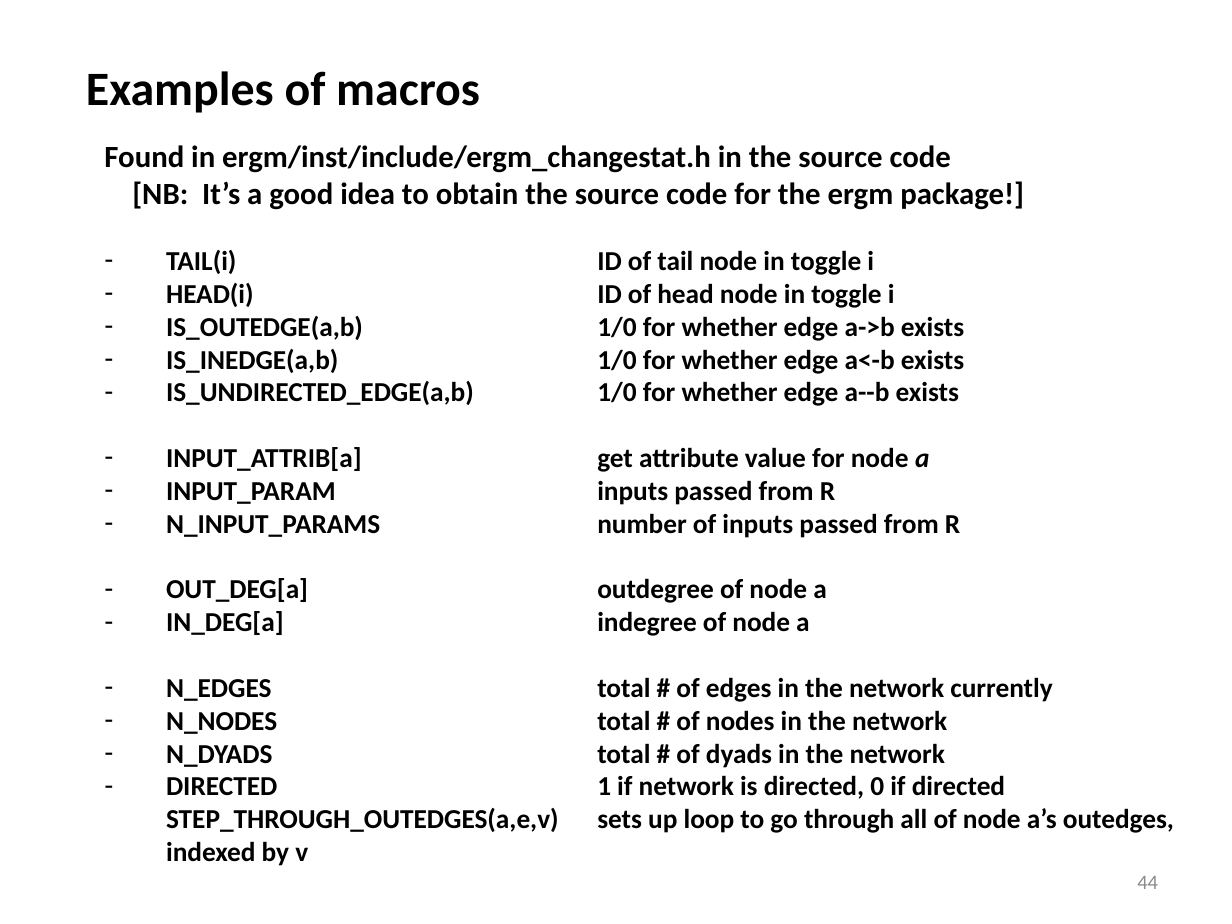
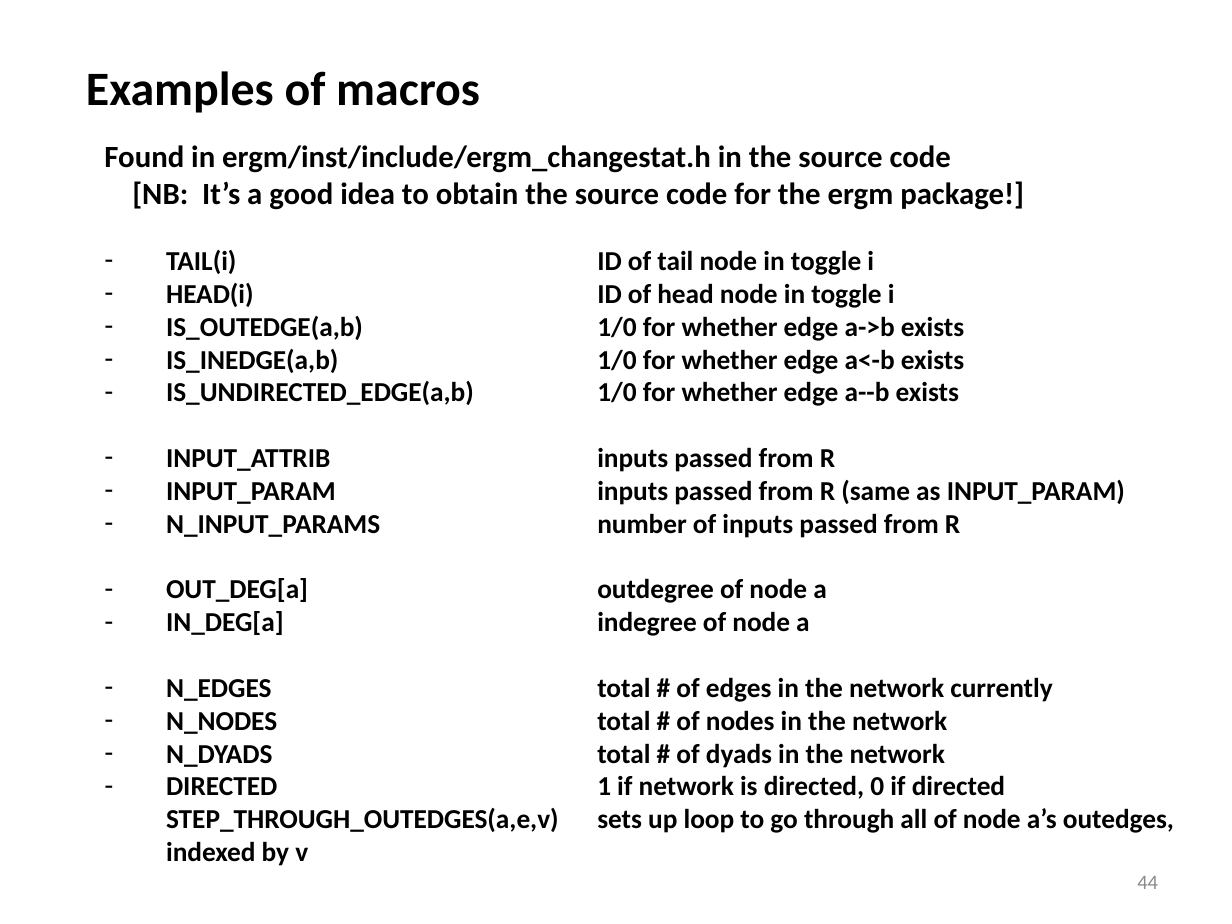
Before and after one commit to statnet/Workshops----OBSOLETE, a slide deck: slide 44 of ergm.userterms/EUT tutorial slides.pptx. Drawn at 1232x924 pixels with LibreOffice and Linux fonts; fonts in the diff are those of the drawing. Boxes give left, top, right and bottom in pixels: in the first picture for what was removed or moved away, otherwise in the second. Text is boxed around its words. In the diff, an @@ line names an element or a change of style, - is before the commit and + after.

```diff
--- a/ergm.userterms/EUT tutorial slides.pptx
+++ b/ergm.userterms/EUT tutorial slides.pptx
@@ text at [166, 447, 1125, 505]: text changed @@
-– INPUT_ATTRIB[a] get attribute value for node a
-– INPUT_PARAM inputs passed from R
+– INPUT_ATTRIB inputs passed from R
+– INPUT_PARAM inputs passed from R (same as INPUT_PARAM)
```
Also in this commit, not shown: 14 other slides changed.
